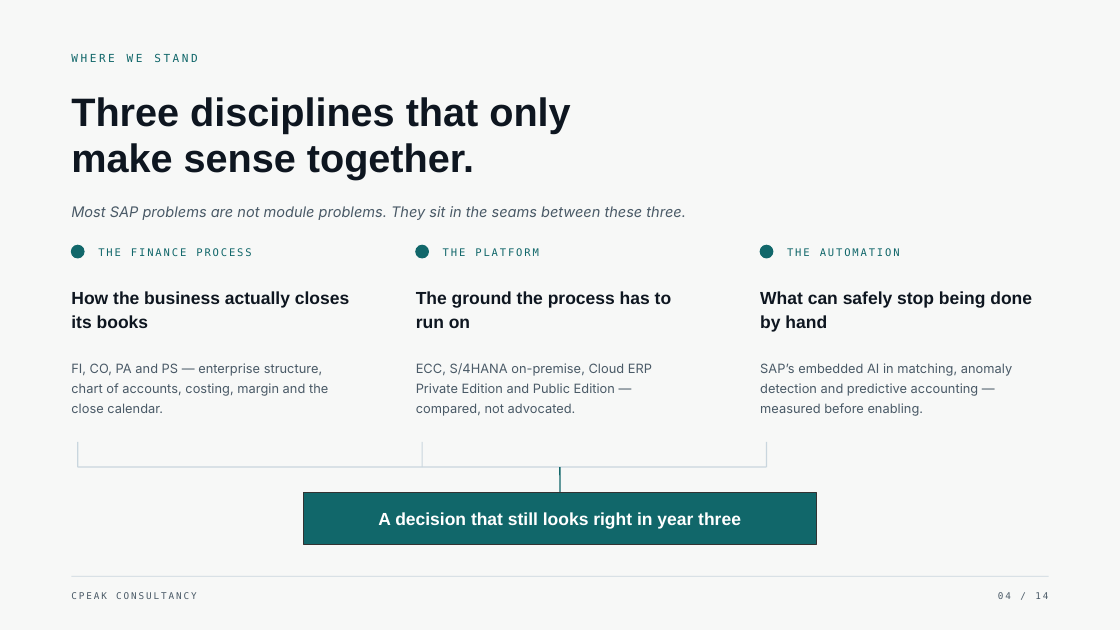
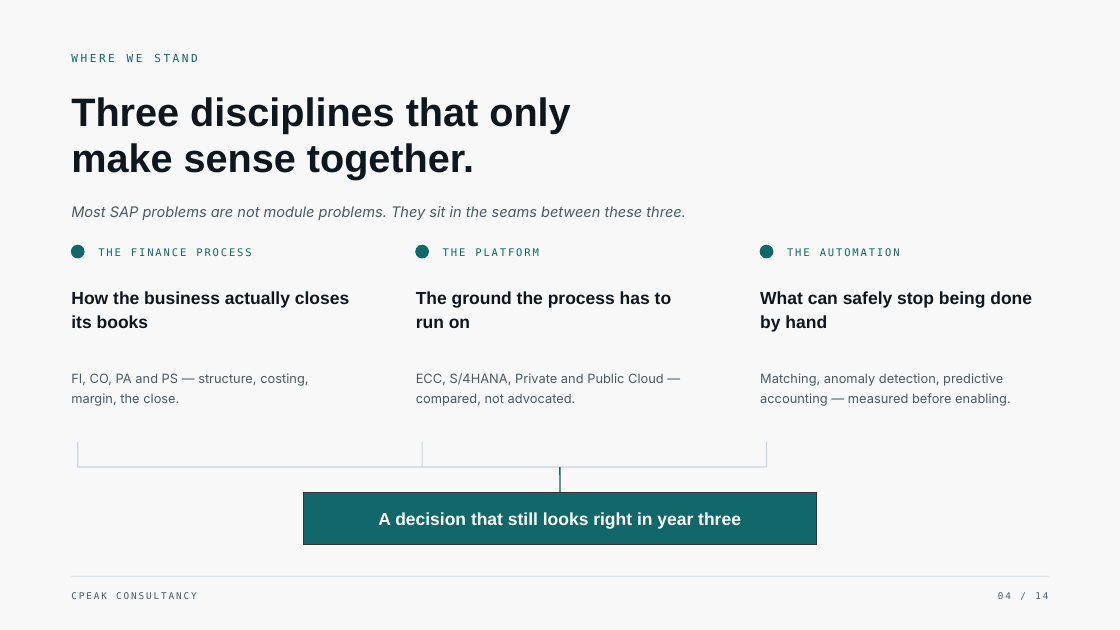
Before and after one commit to narinygt/Default, a slide deck: slide 4 of presentation/CPeak-Consultancy-Corporate-Presentation.pptx. Drawn at 1120x630 pixels with LibreOffice and Linux fonts; fonts in the diff are those of the drawing. Boxes give left, top, right and bottom in pixels: in the first picture for what was removed or moved away, otherwise in the second. Text is boxed around its words. In the diff, an @@ line names an element or a change of style, - is before the commit and + after.

```diff
--- a/presentation/CPeak-Consultancy-Corporate-Presentation.pptx
+++ b/presentation/CPeak-Consultancy-Corporate-Presentation.pptx
@@ text at (71, 373, 308, 406): text changed @@
-FI, CO, PA and PS — enterprise structure, chart of accounts, costing, margin and the close calendar.
+FI, CO, PA and PS — structure, costing, margin, the close.
@@ text at (416, 373, 664, 406): text changed @@
-ECC, S/4HANA on-premise, Cloud ERP Private Edition and Public Edition — compared, not advocated.
+ECC, S/4HANA, Private and Public Cloud — compared, not advocated.
@@ text at (760, 373, 1011, 406): text changed @@
-SAP’s embedded AI in matching, anomaly detection and predictive accounting — measured before enabling.
+Matching, anomaly detection, predictive accounting — measured before enabling.
```
Also in this commit, not shown: 12 other slides changed, 1 other file.
